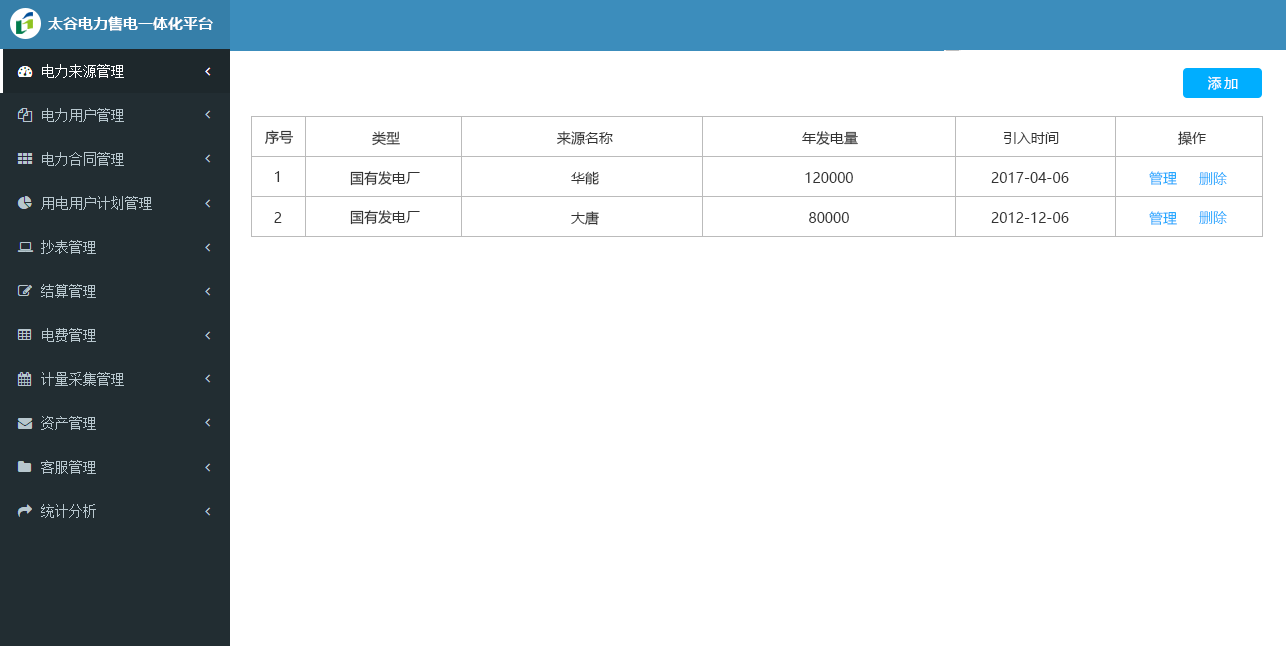
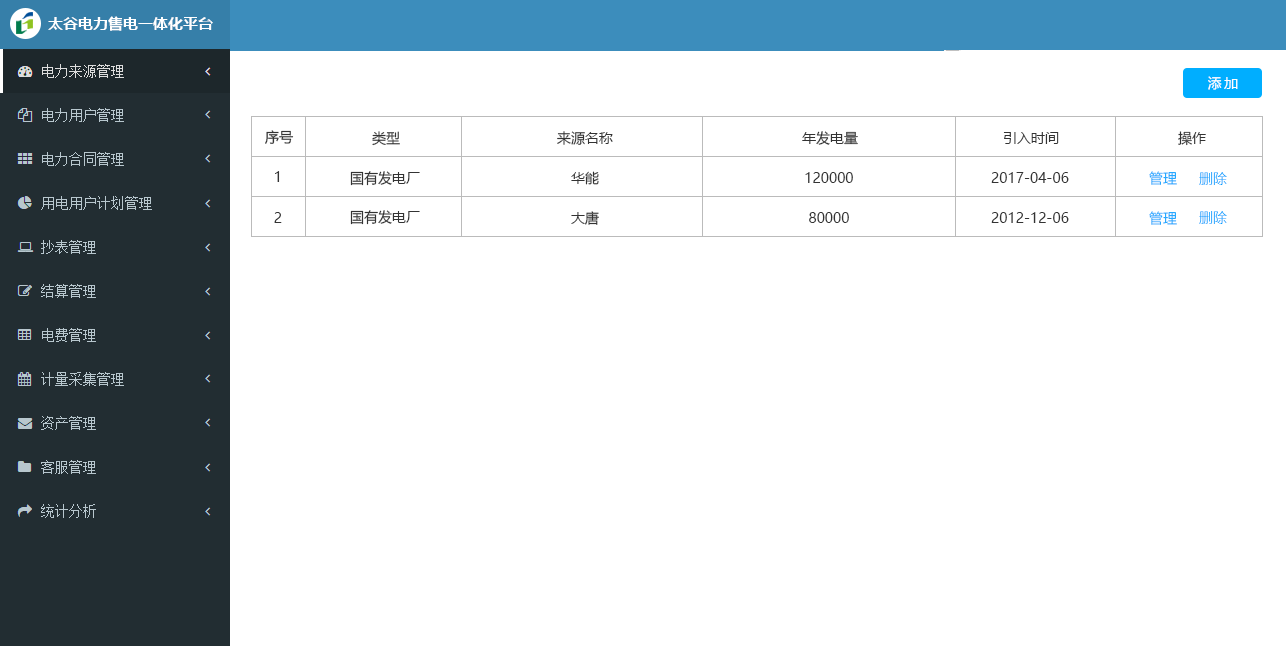
The second 1286 x 646 image is a revision of the first. Changes to its layers:
added group "active" (1st of 2) with 3 layers above "btn" over [17, 64, 211, 78]
added layer "active all" (multiply) in group "active" over [17, 64, 211, 78]
added layer "one" in group "active" over [17, 64, 211, 78]
